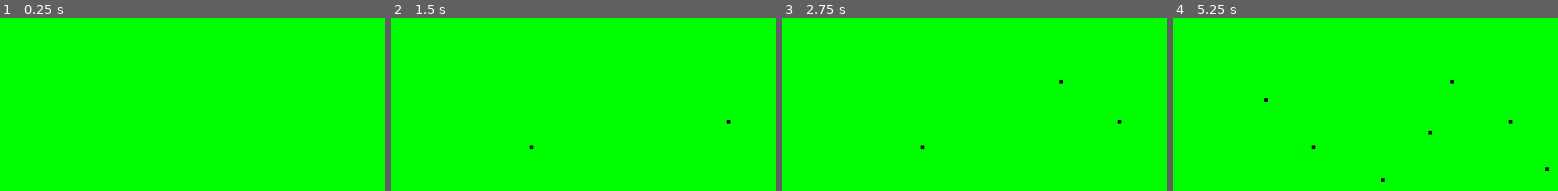
Above: before the commit, frames 1-4 (left to right).
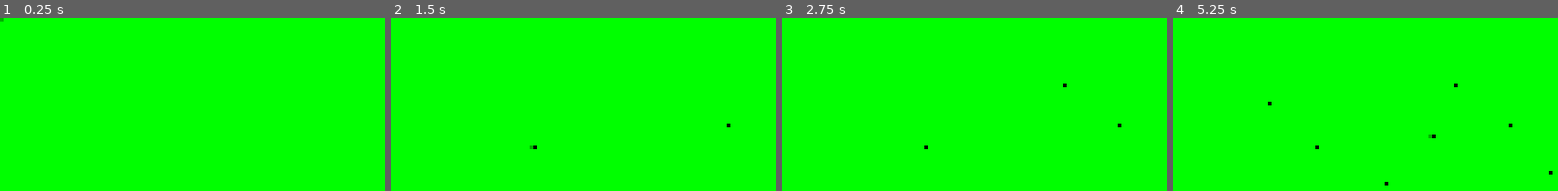
Above: after the commit, the same moments.

Repository: simonM-b/mitosis-sim
Game: Godot game, scene res://scenes/render.tscn
Two runs of this game, one before a commit and one after it. Both use one fixed random seed, a clock stepped at 60 frames per second and the inputs below.
Inputs (mouse positions are in pixels of both pictures, inside the frame that each line leads up to):
- Up to frame 1 (0.25 s): no input
- Up to frame 2 (1.5 s): tap Enter at 0.5 s; move the mouse to (725, 123) at 0.52 s; tap = (getCount) at 0.6 s; click (725, 123) at 0.67 s; tap Space (start) at 1.25, 1.35 s; move the mouse to (529, 146) at 1.27 s; click (529, 146) at 1.42 s
- Up to frame 3 (2.75 s): tap Space (start) at 2 s; move the mouse to (1063, 83) at 2.02 s; hold Ctrl (stop) from 2.03 s (still down); click (1063, 83) at 2.17 s
- Up to frame 4 (5.25 s): tap Space (start) at 2.75, 3.5 s; move the mouse to (1384, 180) at 2.77 s; release Ctrl (stop) at 2.78 s; tap = (getCount) at 2.85, 5.1 s; click (1384, 180) at 2.92 s; move the mouse to (1546, 170) at 3.52 s; hold Space (start) 3.53-4.28 s; click (1546, 170) at 3.67 s; move the mouse to (1265, 99) at 4.27 s; tap Ctrl (stop) at 4.35 s; click (1265, 99) at 4.42 s; move the mouse to (1430, 133) at 5.02 s; click (1430, 133) at 5.17 s

The runs differ from the first frame. In frame 1, less than 0.1% of the frame differs, in the area x 0-1%, y 0-3%; in frame 2, less than 0.1%; in frame 3, 0.1%; in frame 4, 0.3%, in the area x 23-99%, y 35-97%.
Error before the commit: Invalid access to property or key 'position' on a base object of type 'Vector2'. (res://scripts/main_game.gd:73)

Commit message:
added cell left/reight up/down detection

Diff:
--- a/scripts/main_game.gd
+++ b/scripts/main_game.gd
@@ -12,6 +12,7 @@
 var playState = "no cell action"
 
 var frame = 0
+var offset:int = 0
 
 
 # Called when the node enters the scene tree for the first time.
@@ -21,10 +22,10 @@
 
 func _draw():
 	draw_rect(Rect2(0, 0, size.x, size.y), Color.GREEN)
-	draw_rect(Rect2(drawPosition.x-0.5, drawPosition.y-0.5, 1, 1), cursorColor)
+	draw_rect(Rect2(drawPosition.x-offset, drawPosition.y-offset, 1, 1), cursorColor)
 
 	for cell in drawCellArray:
-		draw_rect(Rect2(cell.x-0.5, cell.y-0.5, 1, 1), Color.BLACK)
+		draw_rect(Rect2(cell.x-offset, cell.y-offset, 1, 1), Color.BLACK)
 
 
 # Called every frame. 'delta' is the elapsed time since the previous frame.
@@ -42,7 +43,7 @@
 	if event is InputEventMouseButton:
 		if event.button_index == MOUSE_BUTTON_LEFT and event.pressed:
 			Input.set_mouse_mode(Input.MOUSE_MODE_HIDDEN)
-			drawCellArray.append(event.position)
+			drawCellArray.append(Vector2(roundf(event.position.x),roundf(event.position.y)))
 			queue_redraw()
 
 
@@ -59,7 +60,7 @@
 		playState = "no cell action"
 
 func nextFrame():
-	print(frame)
+	print("FRAME NUMB: ",frame)
 	for cell in drawCellArray:
 		for NeighborCell in drawCellArray:
 			#over by one +x same y
@@ -70,13 +71,14 @@
 			#over by -x -y
 			#same x +y
 			#same x -y
-			if cell.position.x+1 == NeighborCell.position.x:
+			#print("CELL x:",cell.x," Y:",cell.y)
+			if cell.x+1 == NeighborCell.x: #alive cell to the right
 				print("cell +1x over")
-			elif cell.position.x-1 == NeighborCell.position.x:
+			elif cell.x-1 == NeighborCell.x: #alive cell to the left
 				print("cell -1x over")
-			elif cell.position.y-1 == NeighborCell.position.y:
+			elif cell.y-1 == NeighborCell.y: #alive cell above
 				print("cell -1y over")
-			elif cell.position.y+1 == NeighborCell.position.y:
+			elif cell.y+1 == NeighborCell.y: #alive cell left
 				print("cell +1y over")
 
 
